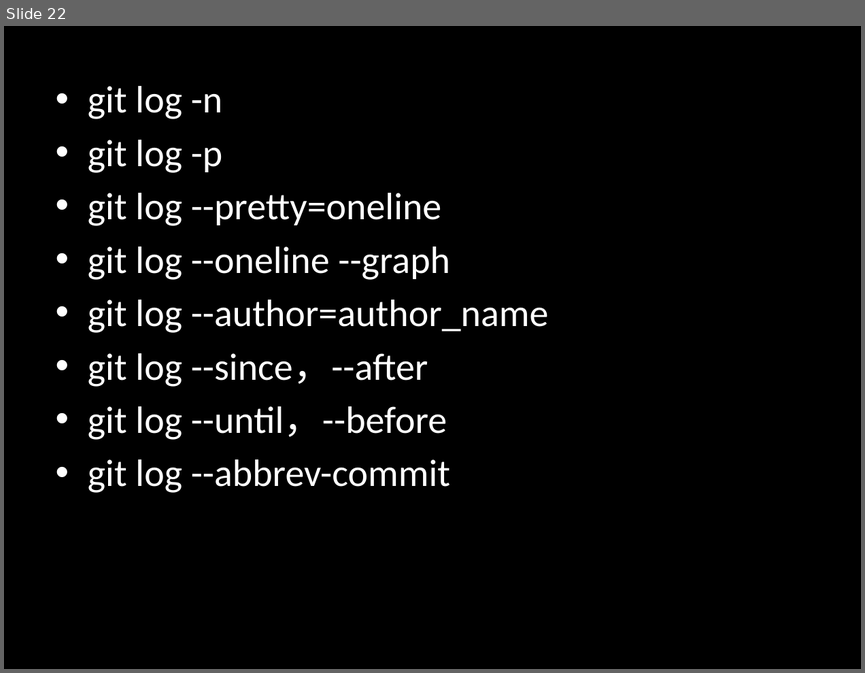
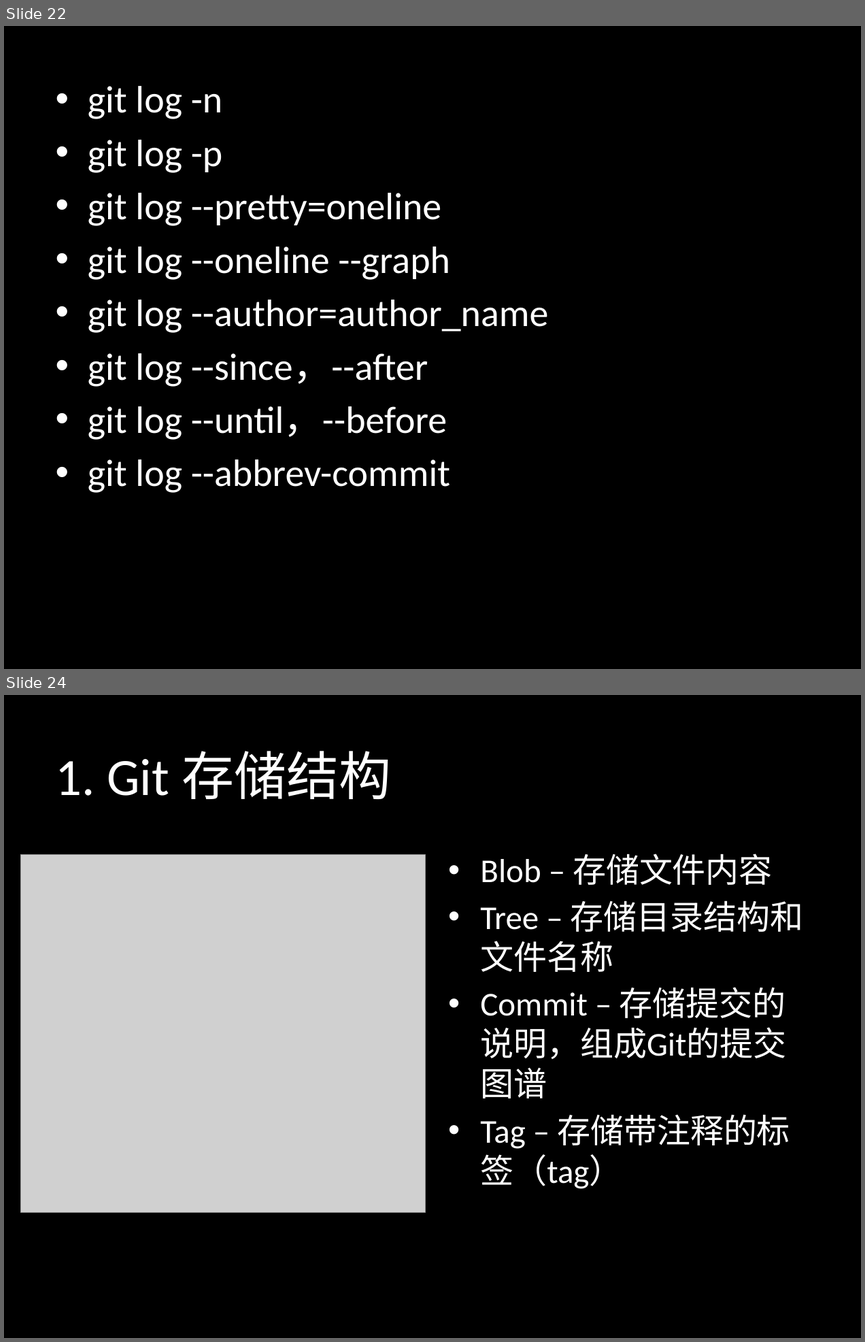
Before and after one commit to sontekliu/git-book, a slide deck: Git.pptx. Shown one above the other, each under a label of ours: slide 22 before the commit, slides 22 and 24 after it; the slides between them are not shown. The pictures are 865x673 and 865x1342 pixels, drawn with LibreOffice and Linux fonts; fonts in the diff are those of the drawing; grey boxes stand for pictures. Boxes give left, top, right and bottom in pixels: in the first picture for what was removed or moved away, otherwise in the second. Text is boxed around its words. In the diff, an @@ line names an element or a change of style, - is before the commit and + after.

```diff
--- a/Git.pptx
+++ b/Git.pptx
@@ slide 24 added at <box>4,695,861,1338</box>, background #000000 @@
@@ title added at <box>56,751,391,799</box>, 44 pt, text #FFFFFF @@
+1. Git 存储结构
@@ picture added at <box>21,854,426,1212</box> @@
@@ text added at <box>480,853,804,1189</box>, 28 pt, text #FFFFFF @@
+• Blob – 存储文件内容
+• Tree – 存储目录结构和文件名称
+• Commit – 存储提交的说明，组成Git的提交图谱
+• Tag – 存储带注释的标签（tag）
```
Also in this commit, not shown: 19 slides changed, 3 other slides added.
